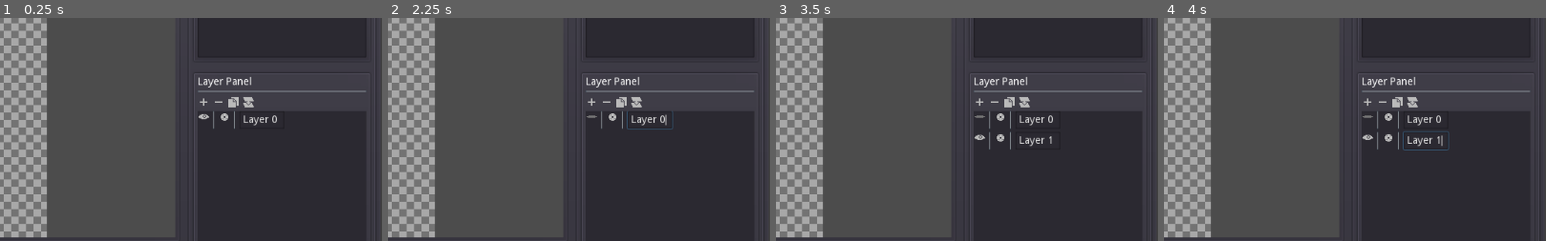
Above: before the commit, frames 1-4 (left to right).
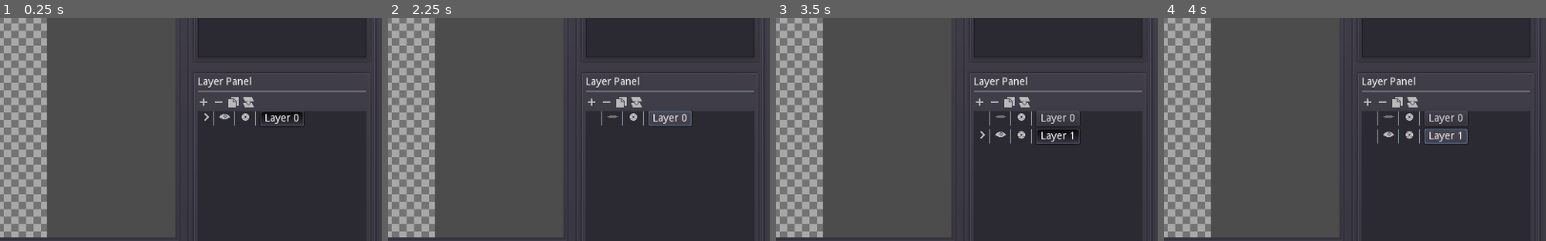
Above: after the commit, the same moments.

Repository: CatlockGames/Lattice
Game: Godot game, scene res://scenes/Lattice.tscn
Same seed, same stepped clock (60 frames per second), same inputs: the game is played once before the commit and once after it.
Inputs (mouse positions are % of the whole screen's width and height, from its top left; square brackets give the same spot before the commit, where the layout moved):
- Up to frame 1 (0.25 s): no input
- Up to frame 2 (2.25 s): click (81, 16) at 0.5 s; click (79, 43) [77, 43] at 1.25 s; click (87, 43) at 2 s, where only the run after the commit has a clickable "Layer 0"
- Up to frame 3 (3.5 s): click (77, 39) at 2.75 s
- Up to frame 4 (4 s): click (87, 47) at 3.5 s, where only the run after the commit has a clickable "Layer 1"
The pictures show only the part of the screen within x 50-100%, y 20-70%; the shares and areas given below are measured in that part.

The runs differ from the first frame. In frame 1, 0.6% of the frame differs, in the area x 52-80%, y 41-50%; in frame 2, 1.0%; in frame 3, 1.2%; in frame 4, 1.7%, in the area x 52-80%, y 41-60%.

Commit message:
selection updating is broken

Diff:
--- a/scenes/Layer.tscn
+++ b/scenes/Layer.tscn
@@ -1,46 +1,62 @@
-[gd_scene load_steps=6 format=2]
+[gd_scene load_steps=7 format=2]
 
 [ext_resource path="res://scripts/Layer.gd" type="Script" id=1]
-[ext_resource path="res://assets/graphics/layers/show.png" type="Texture" id=2]
-[ext_resource path="res://assets/graphics/layers/hide.png" type="Texture" id=3]
-[ext_resource path="res://assets/graphics/palette/settings.png" type="Texture" id=4]
-[ext_resource path="res://assets/graphics/palette/settingsPressed.png" type="Texture" id=5]
+[ext_resource path="res://assets/graphics/layers/selected.png" type="Texture" id=2]
+[ext_resource path="res://assets/graphics/layers/show.png" type="Texture" id=3]
+[ext_resource path="res://assets/graphics/layers/hide.png" type="Texture" id=4]
+[ext_resource path="res://assets/graphics/palette/settings.png" type="Texture" id=5]
+[ext_resource path="res://assets/graphics/palette/settingsPressed.png" type="Texture" id=6]
 
 [node name="Layer" type="HBoxContainer"]
 margin_right = 252.0
 margin_bottom = 16.0
+size_flags_horizontal = 3
 script = ExtResource( 1 )
 
-[node name="Show" type="TextureButton" parent="."]
+[node name="Selected" type="TextureRect" parent="."]
 margin_right = 16.0
-margin_bottom = 24.0
-toggle_mode = true
-texture_normal = ExtResource( 2 )
-texture_pressed = ExtResource( 3 )
+margin_bottom = 20.0
+texture = ExtResource( 2 )
 
 [node name="VSeparator" type="VSeparator" parent="."]
 margin_left = 20.0
 margin_right = 24.0
-margin_bottom = 24.0
+margin_bottom = 20.0
 rect_pivot_offset = Vector2( -825, 116 )
 
-[node name="Settings" type="TextureButton" parent="."]
+[node name="Show" type="TextureButton" parent="."]
 margin_left = 28.0
 margin_right = 44.0
-margin_bottom = 24.0
-texture_normal = ExtResource( 4 )
-texture_pressed = ExtResource( 5 )
+margin_bottom = 20.0
+toggle_mode = true
+texture_normal = ExtResource( 3 )
+texture_pressed = ExtResource( 4 )
 
 [node name="VSeparator2" type="VSeparator" parent="."]
 margin_left = 48.0
 margin_right = 52.0
-margin_bottom = 24.0
+margin_bottom = 20.0
 rect_pivot_offset = Vector2( -825, 116 )
 
-[node name="Name" type="LineEdit" parent="."]
+[node name="Settings" type="TextureButton" parent="."]
 margin_left = 56.0
-margin_right = 116.0
-margin_bottom = 24.0
+margin_right = 72.0
+margin_bottom = 20.0
+texture_normal = ExtResource( 5 )
+texture_pressed = ExtResource( 6 )
+
+[node name="VSeparator3" type="VSeparator" parent="."]
+margin_left = 76.0
+margin_right = 80.0
+margin_bottom = 20.0
+rect_pivot_offset = Vector2( -825, 116 )
+
+[node name="Name" type="Button" parent="."]
+margin_left = 84.0
+margin_right = 142.0
+margin_bottom = 20.0
+toggle_mode = true
+pressed = true
 text = "Layer 0"
-expand_to_text_length = true
 [connection signal="toggled" from="Show" to="." method="_on_Show_toggled"]
+[connection signal="toggled" from="Name" to="." method="_on_Name_toggled"]
--- a/scripts/Canvas.gd
+++ b/scripts/Canvas.gd
@@ -38,6 +38,8 @@
 	# Update prev mouse position
 	prev_mouse_pos = mouse_pos
 
+	update_selected_layer()
+
 func _draw() -> void:
 	# Draw layers
 	for layer in layers.get_children():
@@ -48,6 +50,12 @@
 func update_background(zoom: Vector2) -> void:
 	background.rect_scale = zoom * background_scale
 	background.rect_size = size / zoom / background_scale
+
+func update_selected_layer() -> void:
+	for i in range(layers.get_child_count()):
+		if i != current_layer_index && layers.get_child(i).selected:
+			layers.get_child(current_layer_index).selected = false
+			current_layer_index = i
 
 func _on_ViewportContainer_mouse_entered() -> void:
 	focus = true
--- a/scripts/Layer.gd
+++ b/scripts/Layer.gd
@@ -5,11 +5,15 @@
 var texture: ImageTexture
 var show: bool
 var changed: bool
+var selected: bool
+
+var canvas: Node2D
 
 # Layer constructor
 # Creates a new layer with the given size
 # Optionally set the fill color, default to transparent
 func init(index: int, size: Vector2, fill := Color(1, 1, 1, 0)) -> void:
+	canvas = find_parent("Main").find_node("Canvas")
 	$Name.text = "Layer %d" % index
 	image = Image.new()
 	texture = ImageTexture.new()
@@ -19,6 +23,7 @@
 	texture.create_from_image(image, 0)
 	show = true
 	changed = false
+	selected = true
 
 # Sets the given pixel to the given color
 func set_pixel(x: int, y: int, color: Color) -> void:
@@ -35,3 +40,11 @@
 
 func _on_Show_toggled(button_pressed):
 	show = !button_pressed
+
+func _on_Name_toggled(button_pressed):
+	if button_pressed:
+		$Selected.texture = load("res://assets/graphics/layers/selected.png")
+		selected = true
+	else:
+		$Selected.texture = load("res://assets/graphics/layers/deselected.png")
+		selected = false
Binary file added: assets/graphics/layers/deselected.png
Not shown, added: assets/graphics/layers/deselected.png.import
Binary file added: assets/graphics/layers/selected.png
Not shown, added: assets/graphics/layers/selected.png.import
